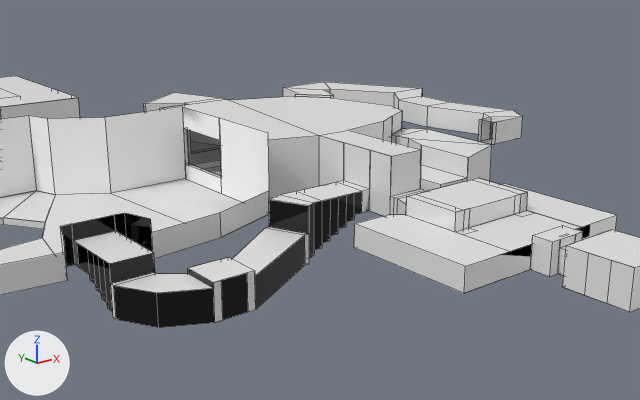
The OBJ model 3dassets/e1m1.obj, before and after one commit.
Both versions are drawn from a 50 mm lens placed at (6.5, -265.8, 85.4), pointed at (208.5, -13.3, -15.6). Lighting does not change. The marker at lower left points along +X, +Y and +Z. Mesh edges are drawn as thin lines. Where no turn or scale is listed for an object, it has been applied to the vertices. Vertices at the same position are counted once.

Objects in the first picture: 'Plane_Plane.004', 'room10_Plane.008', 'room11_Plane.009', 'room6_Plane.002', 'room7_Plane.003', 'room8_Plane.005', 'room9_Plane.007'.
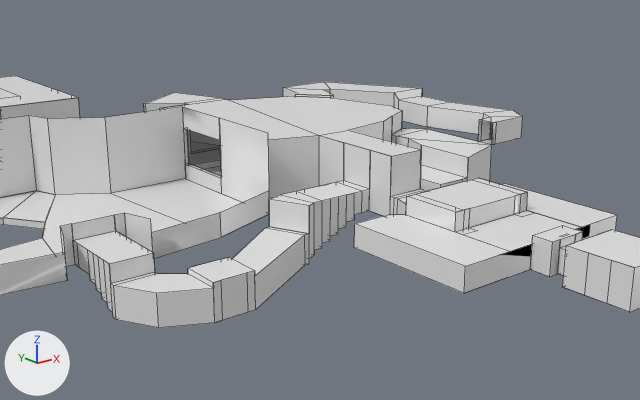
The change, as JSON lines over the scene's bpy script:
```json
{"op": "add", "block": "mat_none", "code": ["mat_none = principled_material('None')", "mat_none.base_color = (0.8, 0.8, 0.8)  # white #e7e7e7", "mat_none.roughness = 0.293"]}
{"block": "me_room8_plane_005", "where": "me_room8_plane_005.from_pydata(...)  # 142 vertices, 86 faces; spans x 97.5..187.1, y -84.4..-42.8, z -13.6..4.8"}
{"block": "me_room8_plane_005", "where": "# used by ob_room8_plane_005; location = (0.0, 0.0, 0.0)"}
{"op": "remove", "block": "me_room8_plane_005", "code": "me_room8_plane_005.materials.append(mat_ceil5_2)  # white #e7e7e7"}
{"op": "remove", "block": "me_room8_plane_005", "code": "me_room8_plane_005.materials.append(mat_doorstop)  # white #e7e7e7"}
{"op": "remove", "block": "me_room8_plane_005", "code": "me_room8_plane_005.materials.append(mat_flat5_5)  # white #e7e7e7"}
{"op": "remove", "block": "me_room8_plane_005", "code": "me_room8_plane_005.materials.append(mat_floor5_1)  # white #e7e7e7"}
{"op": "remove", "block": "me_room8_plane_005", "code": "me_room8_plane_005.materials.append(mat_floor5_2)  # white #e7e7e7"}
{"op": "remove", "block": "me_room8_plane_005", "code": "me_room8_plane_005.materials.append(mat_floor7_1)  # white #e7e7e7"}
{"op": "remove", "block": "me_room8_plane_005", "code": "me_room8_plane_005.materials.append(mat_support2)  # white #e7e7e7"}
{"op": "remove", "block": "me_room8_plane_005", "code": "me_room8_plane_005.materials.append(mat_tlite6_6)  # white #e7e7e7"}
{"block": "me_room8_plane_005", "change": "me_room8_plane_005 part 1: 47 faces spanning x 97.5..183.9, y -84.4..-45.2, z -13.6..4.8 switch from mat_brown1 (black #000000) to mat_none (white #e7e7e7)"}
{"block": "me_room9_plane_007", "where": "me_room9_plane_007.from_pydata(...)  # 116 vertices, 55 faces; spans x 27.1..167.9, y -52.4..37.2, z -8.0..21.6"}
{"block": "me_room9_plane_007", "where": "# used by ob_room9_plane_007; location = (0.0, 0.0, 0.0)"}
{"op": "remove", "block": "me_room9_plane_007", "code": "me_room9_plane_007.materials.append(mat_brown144)  # white #e7e7e7"}
{"op": "remove", "block": "me_room9_plane_007", "code": "me_room9_plane_007.materials.append(mat_doorstop)  # white #e7e7e7"}
{"op": "remove", "block": "me_room9_plane_007", "code": "me_room9_plane_007.materials.append(mat_flat5_5)  # white #e7e7e7"}
{"op": "remove", "block": "me_room9_plane_007", "code": "me_room9_plane_007.materials.append(mat_floor7_1)  # white #e7e7e7"}
{"block": "me_room9_plane_007", "change": "me_room9_plane_007 part 2: 5 faces spanning x 91.1..116.7, y -52.4..-42.8, z -5.6..6.4 switch from mat_brown1 (black #000000) to mat_none (white #e7e7e7)"}
{"block": "me_room9_plane_007", "change": "me_room9_plane_007 part 3: 17 faces spanning x 30.3..166.3, y -39.6..37.2, z -5.6..21.6 switch from mat_startan3 (white #ffffff) to mat_none (white #e7e7e7)"}
```

What differs and where, as boxes [x1, y1, x2, y2] in the pictures (640 x 400 px):
```json
{"part": 1, "of": "me_room8_plane_005", "change": "recoloured", "before": [77, 191, 362, 328], "after": [77, 191, 362, 328], "on screen": "black to white"}
{"part": 2, "of": "me_room9_plane_007", "change": "recoloured", "before": [60, 213, 153, 267], "after": [60, 213, 153, 267], "on screen": "black to white"}
{"part": 3, "of": "me_room9_plane_007", "change": "recoloured", "before": [0, 107, 269, 202], "after": [0, 107, 269, 202]}
```
